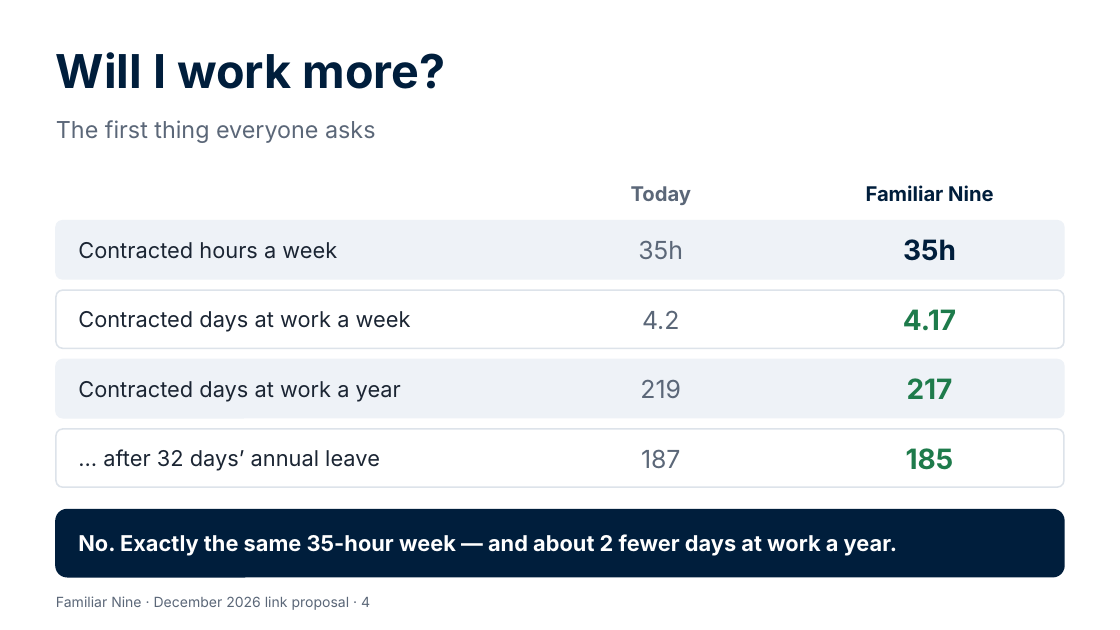
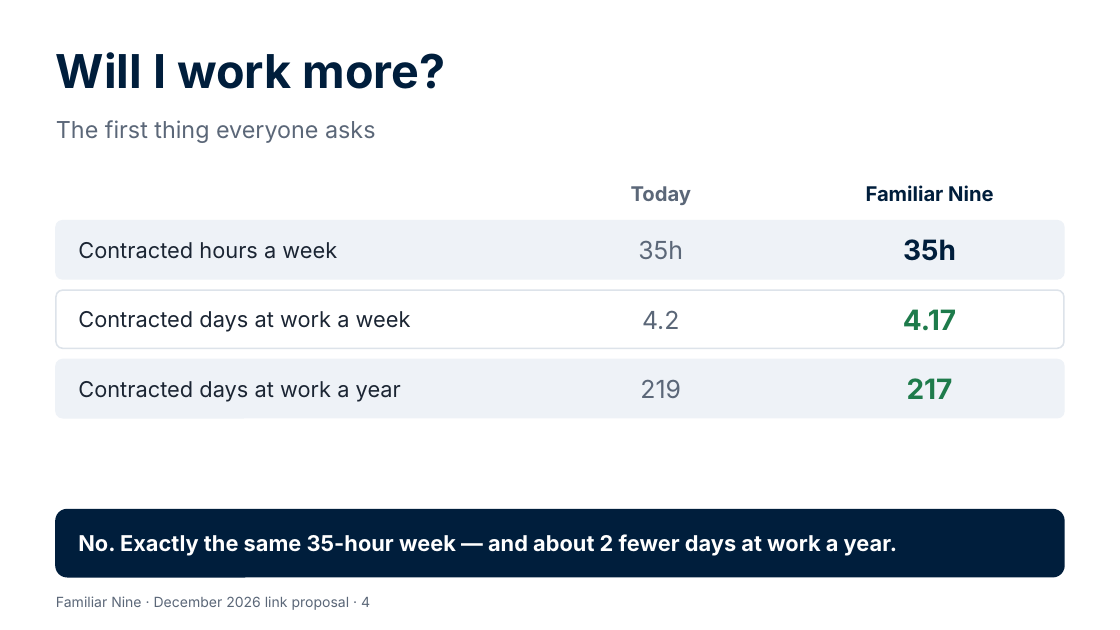
Before and after one commit to Garethdavidmiller/roster-app, a slide deck: slide 4 of docs/proposals/presentations/Familiar-Nine-for-colleagues.pptx. Drawn at 1120x630 pixels with LibreOffice and Linux fonts; fonts in the diff are those of the drawing. Boxes give left, top, right and bottom in pixels: in the first picture for what was removed or moved away, otherwise in the second. Text is boxed around its words. In the diff, an @@ line names an element or a change of style, - is before the commit and + after.

```diff
--- a/docs/proposals/presentations/Familiar-Nine-for-colleagues.pptx
+++ b/docs/proposals/presentations/Familiar-Nine-for-colleagues.pptx
@@ rounded rectangle removed at (x1=56, y1=429, x2=1064, y2=487) @@
@@ text removed at (x1=103, y1=449, x2=380, y2=471) @@
-… after 32 days’ annual leave
@@ text removed at (x1=641, y1=449, x2=680, y2=468) @@
-187
@@ text removed at (x1=906, y1=448, x2=954, y2=470) @@
-185
```
Also in this commit, not shown: 1 other slide changed, 37 other files.
